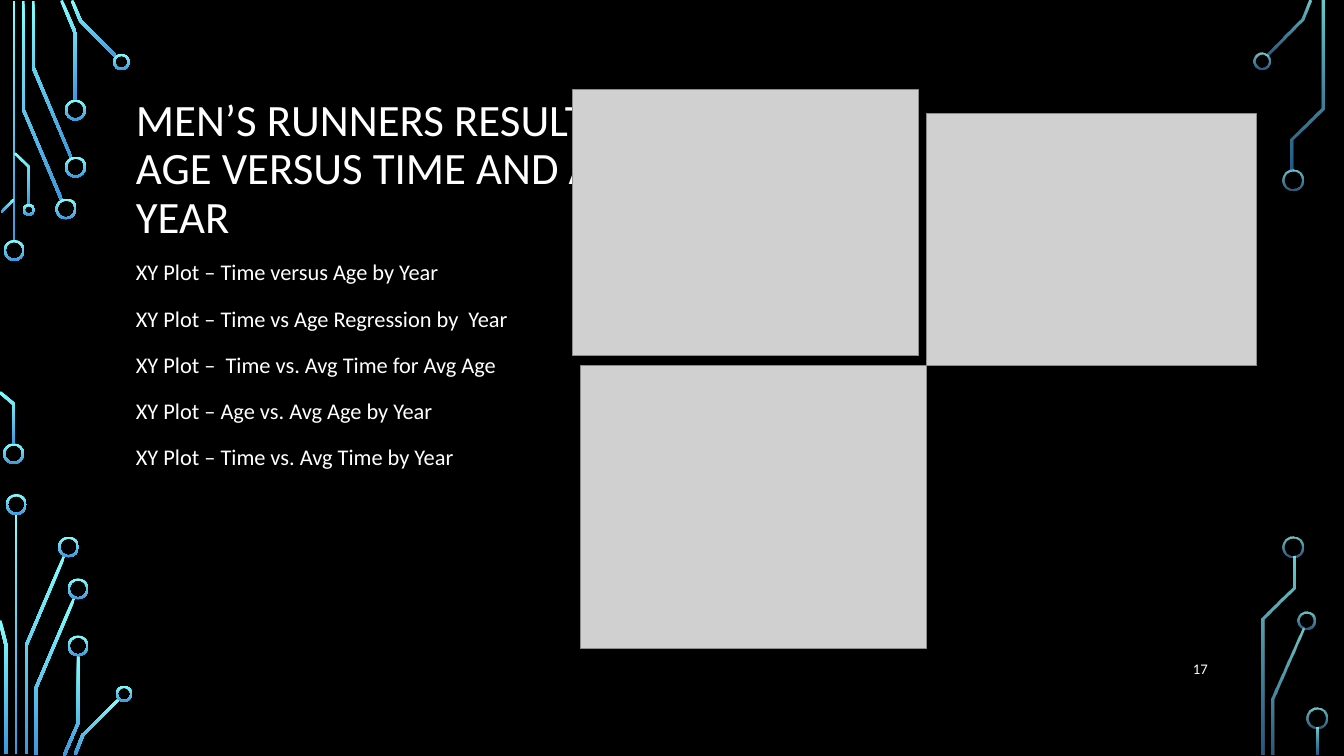
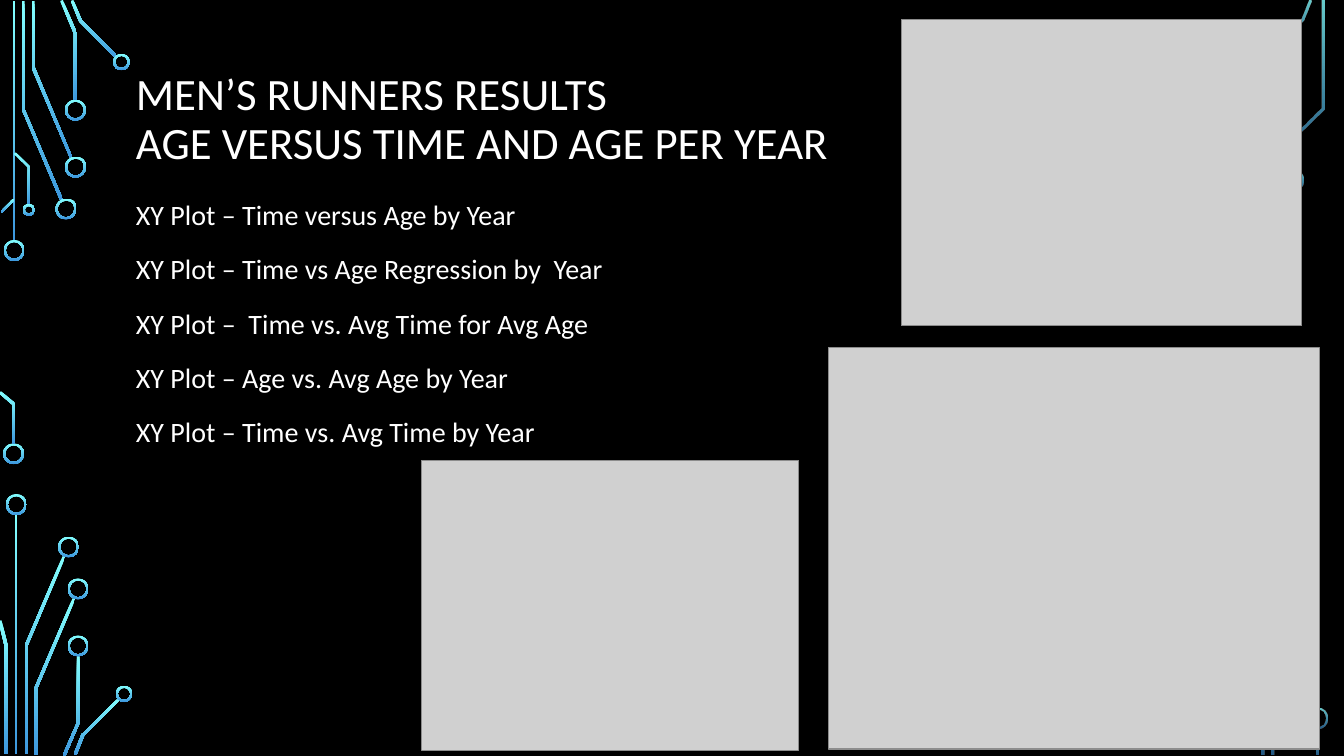
Before and after one commit to elkinst65/QTW_08, a slide deck: slide 17 of infographic.pptx. Drawn at 1344x756 pixels with LibreOffice and Linux fonts; fonts in the diff are those of the drawing; grey boxes stand for pictures; background and template pictures are left out. Boxes give left, top, right and bottom in pixels: in the first picture for what was removed or moved away, otherwise in the second. Text is boxed around its words. In the diff, an @@ line names an element or a change of style, - is before the commit and + after.

```diff
--- a/infographic.pptx
+++ b/infographic.pptx
@@ picture resized from (x1=927, y1=114, x2=1256, y2=366) to (x1=901, y1=20, x2=1302, y2=327) @@
@@ freeform shape removed at (x1=1253, y1=52, x2=1270, y2=70) @@
@@ title "MEN’S RUNNERS RESULTS AGE VERSUS ..." at (x1=136, y1=78, x2=827, y2=160): vertical alignment bottom to top @@
@@ text "XY Plot – Time versus ..." moved from (x1=136, y1=264, x2=507, y2=469) to (x1=136, y1=205, x2=603, y2=447) @@
@@ text "XY Plot – Time versus ..." at (x1=136, y1=205, x2=603, y2=447): size 16 to 20 pt @@
@@ picture resized from (x1=581, y1=366, x2=927, y2=648) to (x1=829, y1=348, x2=1320, y2=749) @@
@@ picture resized from (x1=573, y1=90, x2=919, y2=356) to (x1=421, y1=461, x2=799, y2=751) @@
@@ freeform shape removed at (x1=1284, y1=536, x2=1305, y2=558) @@
@@ freeform shape removed at (x1=1299, y1=612, x2=1316, y2=629) @@
@@ page number removed at (x1=1193, y1=664, x2=1208, y2=674) @@
-17
```
Also in this commit, not shown: 17 other slides changed, 1 slide added, 1 other file.
